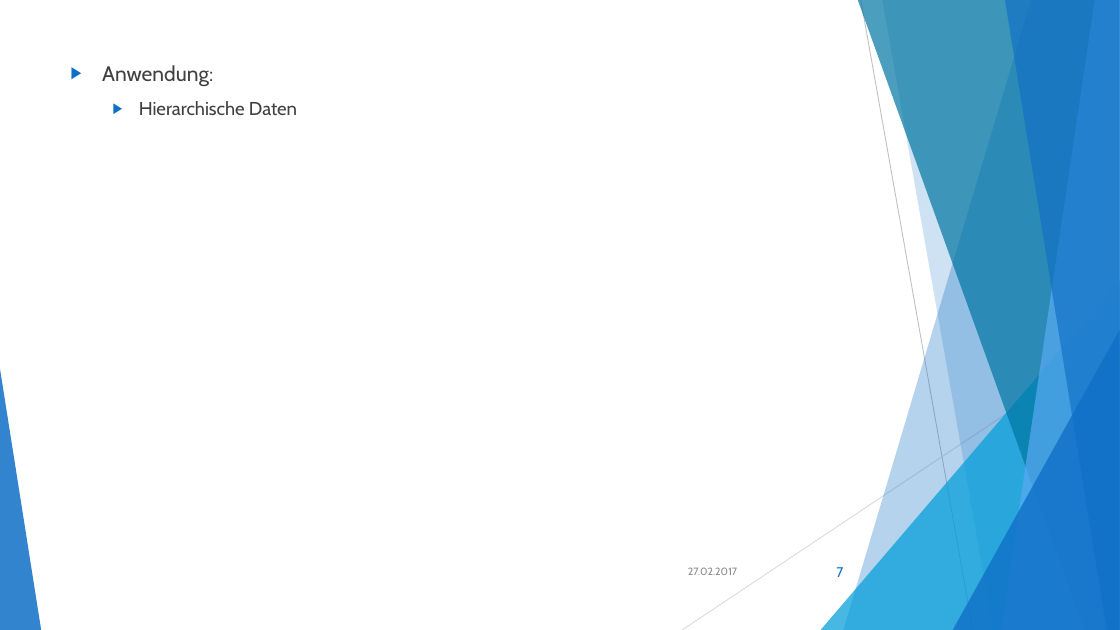
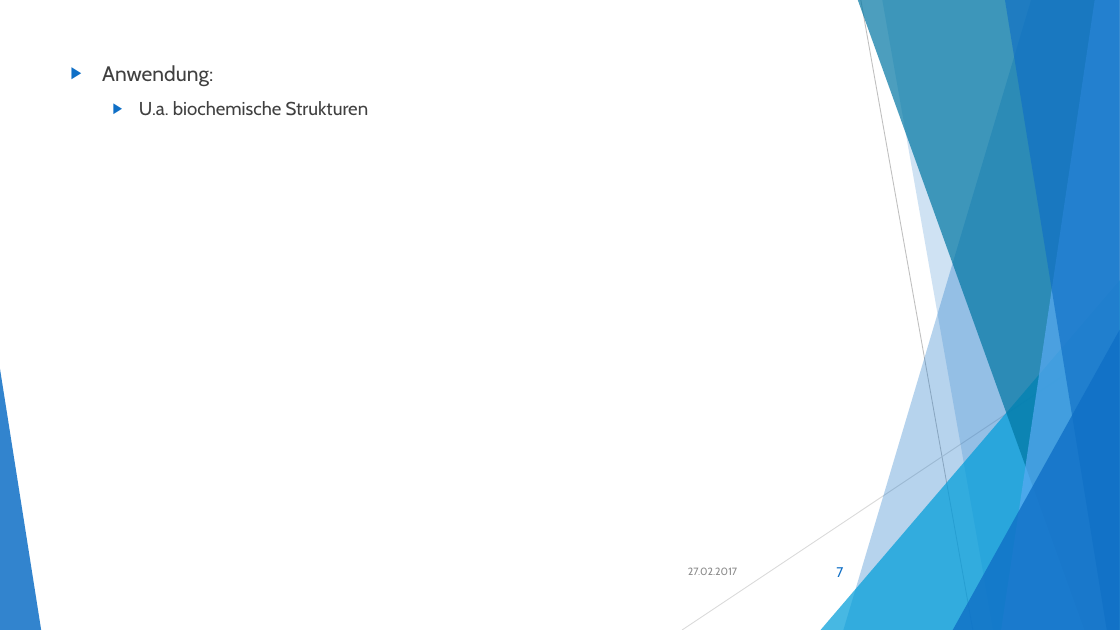
Before and after one commit to akio4800/fh, a slide deck: slide 7 of Klassifikation und Clustering3.pptx. Drawn at 1120x630 pixels with LibreOffice and Linux fonts; fonts in the diff are those of the drawing. Boxes give left, top, right and bottom in pixels: in the first picture for what was removed or moved away, otherwise in the second. Text is boxed around its words. In the diff, an @@ line names an element or a change of style, - is before the commit and + after.

```diff
--- a/Klassifikation und Clustering3.pptx
+++ b/Klassifikation und Clustering3.pptx
@@ text at [139,101,369,116]: text changed @@
-  ▶ Hierarchische Daten
+  ▶ U.a. biochemische Strukturen
```
Also in this commit, not shown: 3 other slides changed, 2 other files.
